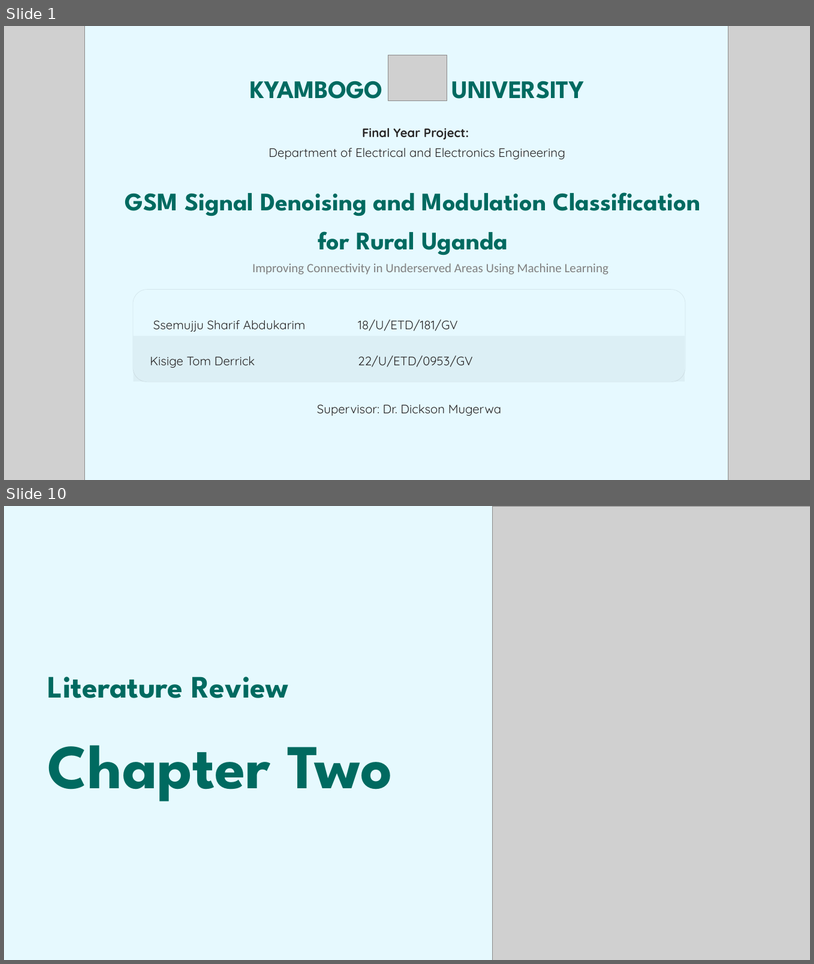
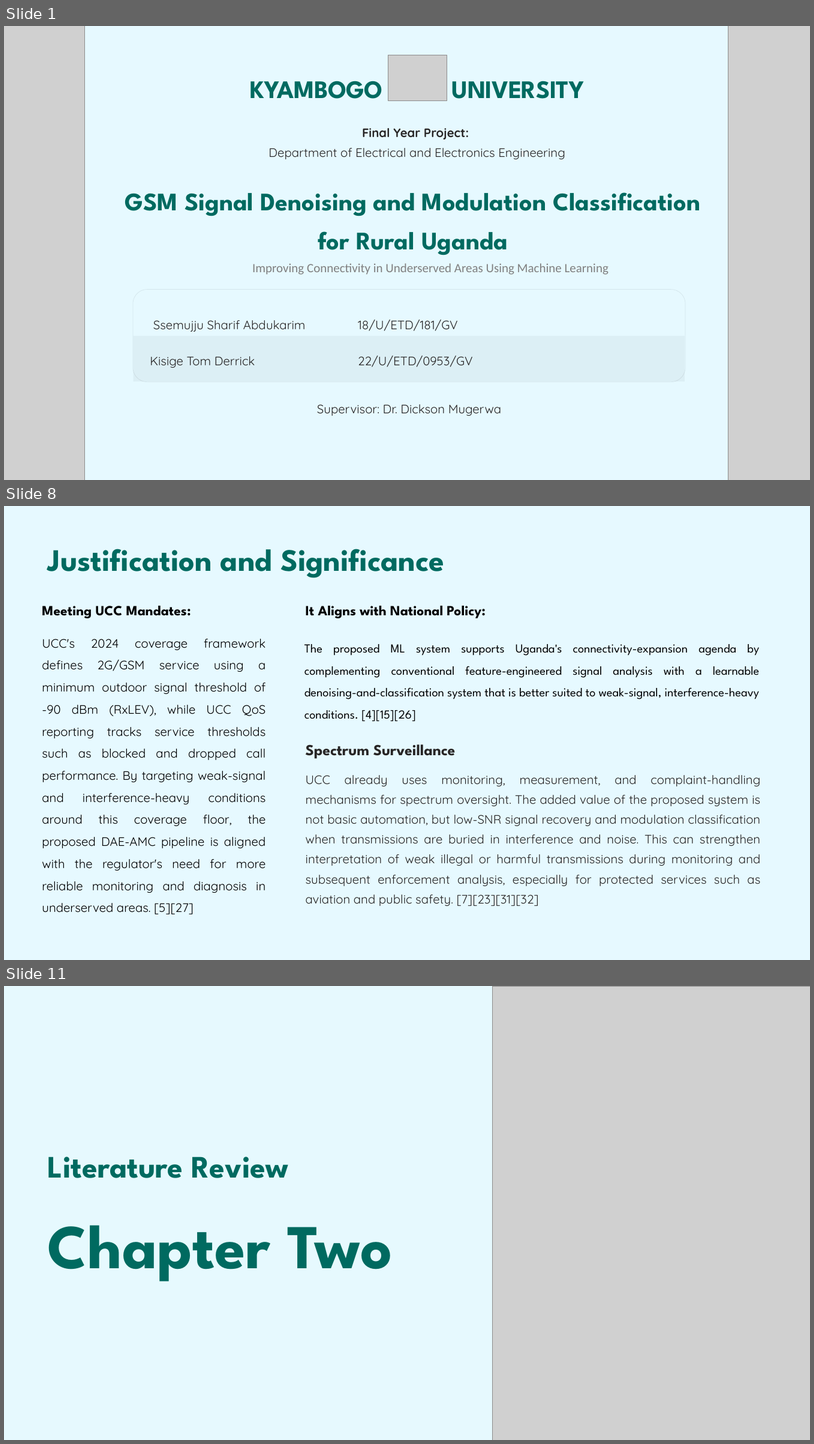
Before and after one commit to sharif-smj/Telecom-engineering-final-year-project, a slide deck: GSM Signal Denoising and Modulation Classification for Rural Uganda.pptx. Shown one above the other, each under a label of ours: slides 1 and 10 before the commit, slides 1, 8 and 11 after it; the slides between them are not shown. The pictures are 814x964 and 814x1444 pixels, drawn with LibreOffice and Linux fonts; fonts in the diff are those of the drawing; grey boxes stand for pictures. Boxes give left, top, right and bottom in pixels: in the first picture for what was removed or moved away, otherwise in the second. Text is boxed around its words. In the diff, an @@ line names an element or a change of style, - is before the commit and + after.

```diff
--- a/GSM Signal Denoising and Modulation Classification for Rural Uganda.pptx
+++ b/GSM Signal Denoising and Modulation Classification for Rural Uganda.pptx
@@ slide 8 added at <box>4,506,810,960</box>, background #E6F9FF @@
@@ text added at <box>48,549,444,578</box>, 44.5 pt, text #006A60, bold @@
+Justification and Significance
@@ text added at <box>42,606,191,618</box>, 20 pt, text #000000, bold @@
+Meeting UCC Mandates:
@@ text added at <box>306,606,485,618</box>, 20 pt, text #000000, bold @@
+It Aligns with National Policy:
@@ text added at <box>42,639,266,914</box>, 17.5 pt, text #000000 @@
+UCC's 2024 coverage framework defines 2G/GSM service using a minimum outdoor signal threshold of -90 dBm (RxLEV), while UCC QoS reporting tracks service thresholds such as blocked and dropped call performance. By targeting weak-signal and interference-heavy conditions around this coverage floor, the proposed DAE-AMC pipeline is aligned with the regulator's need for more reliable monitoring and diagnosis in underserved areas. [5][27]
@@ text added at <box>305,644,760,721</box>, 17.5 pt, text #000000 @@
+The proposed ML system supports Uganda's connectivity-expansion agenda by complementing conventional feature-engineered signal analysis with a learnable denoising-and-classification system that is better suited to weak-signal, interference-heavy conditions. [4][15][26]
@@ text added at <box>306,744,456,759</box>, 22 pt, text #272525, bold @@
+Spectrum Surveillance
@@ text added at <box>306,775,761,906</box>, 17.5 pt, text #272525 @@
+UCC already uses monitoring, measurement, and complaint-handling mechanisms for spectrum oversight. The added value of the proposed system is not basic automation, but low-SNR signal recovery and modulation classification when transmissions are buried in interference and noise. This can strengthen interpretation of weak illegal or harmful transmissions during monitoring and subsequent enforcement analysis, especially for protected services such as aviation and public safety. [7][23][31][32]
@@ what was slide 10 is now slide 11 @@
```
Also in this commit, not shown: 15 slides changed, 2 other files.
